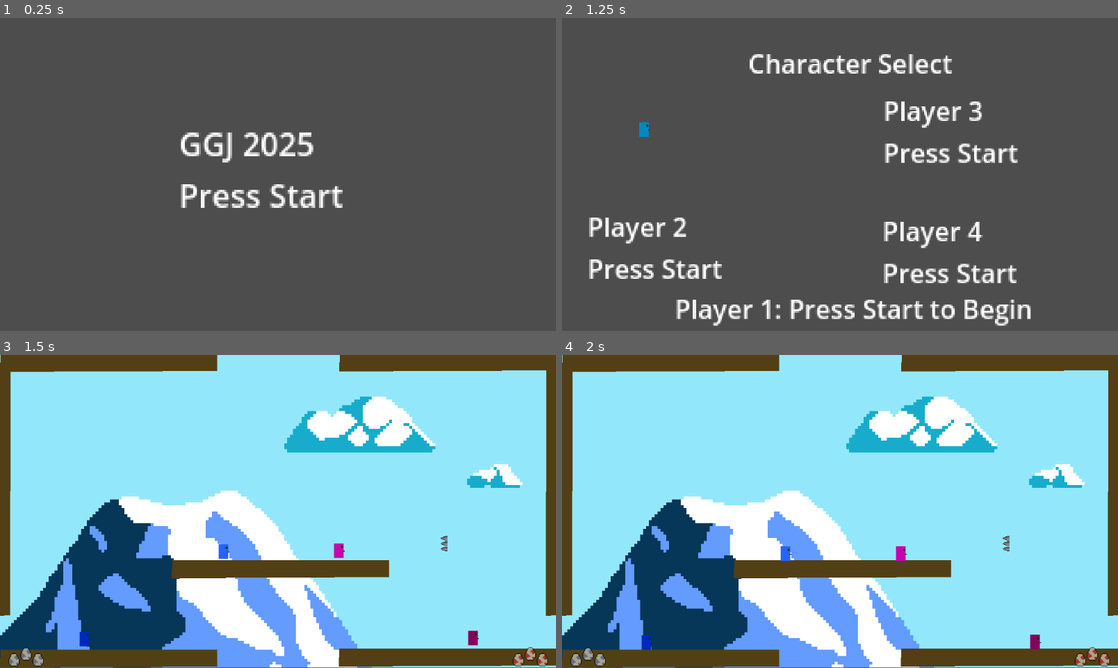
Above: before the commit, frames 1-4 (two rows, left to right).
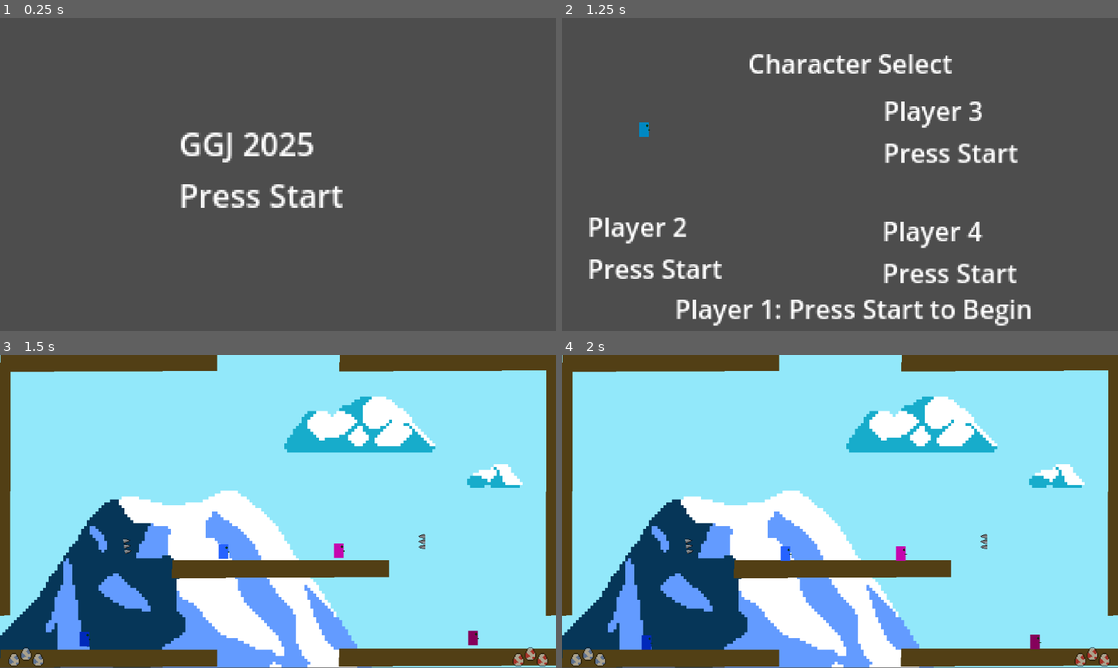
Above: after the commit, the same moments.

Repository: GomaGames/ggj-2025
Game: Godot game, scene res://Scenes/title.tscn
The game is run twice, just before and just after one commit, with the same random seed, the same clock (stepped at 60 frames per second) and the same inputs.
Inputs:
- Up to frame 1 (0.25 s): no input
- Up to frame 2 (1.25 s): tap Enter (any_start) at 0.5, 0.6 s
- Up to frame 3 (1.5 s): tap Enter (any_start) at 1.25, 1.35 s
- Up to frame 4 (2 s): no input

Frames 1-2 are identical in both runs. In frame 3, 0.1% of the frame differs, in the area x 22-81%, y 57-64%; in frame 4, 0.1%.

Commit message:
fix(player): hazards and KO
fixed players in bubbles not getting knocked out

Diff:
--- a/Maps/Map1.tscn
+++ b/Maps/Map1.tscn
@@ -205,6 +205,10 @@
 
 [node name="Hazards" type="Node" parent="."]
 
+[node name="Spike2" parent="Hazards" instance=ExtResource("2_2hbjn")]
+position = Vector2(881, 387)
+rotation = -1.60407
+
 [node name="Spike" parent="Hazards" instance=ExtResource("2_2hbjn")]
-position = Vector2(927, 391)
-rotation = -1.5708
+position = Vector2(257, 396)
+rotation = 1.43921
--- a/Sprites/PlayerInBubble.tscn
+++ b/Sprites/PlayerInBubble.tscn
@@ -23,12 +23,10 @@
 color = Color(0, 0.203922, 0, 1)
 polygon = PackedVector2Array(7, -26, 4, -23, 7, -20, 9, -23)
 
-[node name="CollisionShape2D" type="CollisionShape2D" parent="."]
-scale = Vector2(3.68633, 3.68633)
-shape = SubResource("CircleShape2D_61phm")
-
 [node name="Bubble" type="Sprite2D" parent="."]
 scale = Vector2(3, 3)
 texture = ExtResource("2_de3ra")
 
-[connection signal="body_entered" from="." to="." method="_on_body_entered"]
+[node name="CollisionShape2D" type="CollisionShape2D" parent="."]
+scale = Vector2(3.68633, 3.68633)
+shape = SubResource("CircleShape2D_61phm")
--- a/Sprites/player.gd
+++ b/Sprites/player.gd
@@ -96,7 +96,7 @@
 	stuck_bubble_lifetime_ms = 0
 	stuck_bubble_count = 0
 	var new_pib = PlayerInBubble.new_pib(self)
-	bubbles_container.add_child(new_pib)
+	bubbles_container.call_deferred("add_child",new_pib)
 	get_parent().remove_child(self)
 
 # Called when the node enters the scene tree for the first time.
--- a/Sprites/player_in_bubble.gd
+++ b/Sprites/player_in_bubble.gd
@@ -62,11 +62,5 @@
 func pop():
 	player.velocity = linear_velocity
 	player.global_position = global_position
-	players_container.add_child(player)
+	players_container.call_deferred("add_child",player)
 	queue_free()
-
-# @TODO THIS ISN'T WORKING
-func _on_body_entered(body: Node) -> void:
-	if body.is_in_group(&"hazard"):
-		pop()
-		player.knocked_out()
--- /dev/null
+++ b/Sprites/spike.gd
@@ -0,0 +1,6 @@
+extends Area2D
+
+func _on_body_entered(body: Node2D) -> void:
+	if body is PlayerInBubble:
+		body.pop()
+		body.player.knocked_out()
--- a/Sprites/spike.tscn
+++ b/Sprites/spike.tscn
@@ -1,8 +1,11 @@
-[gd_scene load_steps=2 format=3 uid="uid://ubrfbm4i0ttf"]
+[gd_scene load_steps=3 format=3 uid="uid://ubrfbm4i0ttf"]
 
 [ext_resource type="Texture2D" uid="uid://bg2vxvj3qpn7u" path="res://Assets/Sprites/spike.png" id="1_08bp0"]
+[ext_resource type="Script" path="res://Sprites/spike.gd" id="1_8uu0a"]
 
-[node name="Spike" type="StaticBody2D" groups=["hazard"]]
+[node name="Spike" type="Area2D" groups=["hazard"]]
+collision_mask = 7
+script = ExtResource("1_8uu0a")
 
 [node name="CollisionPolygon2D" type="CollisionPolygon2D" parent="."]
 position = Vector2(0.5, 0.124999)
@@ -23,3 +26,5 @@
 position = Vector2(0, -25)
 scale = Vector2(1, 1.5625)
 texture = ExtResource("1_08bp0")
+
+[connection signal="body_entered" from="." to="." method="_on_body_entered"]
